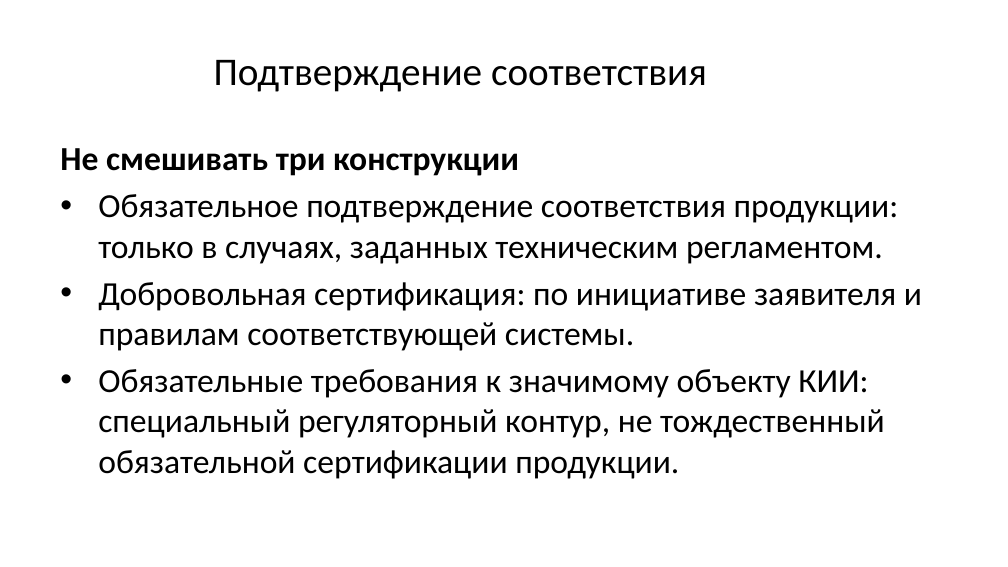
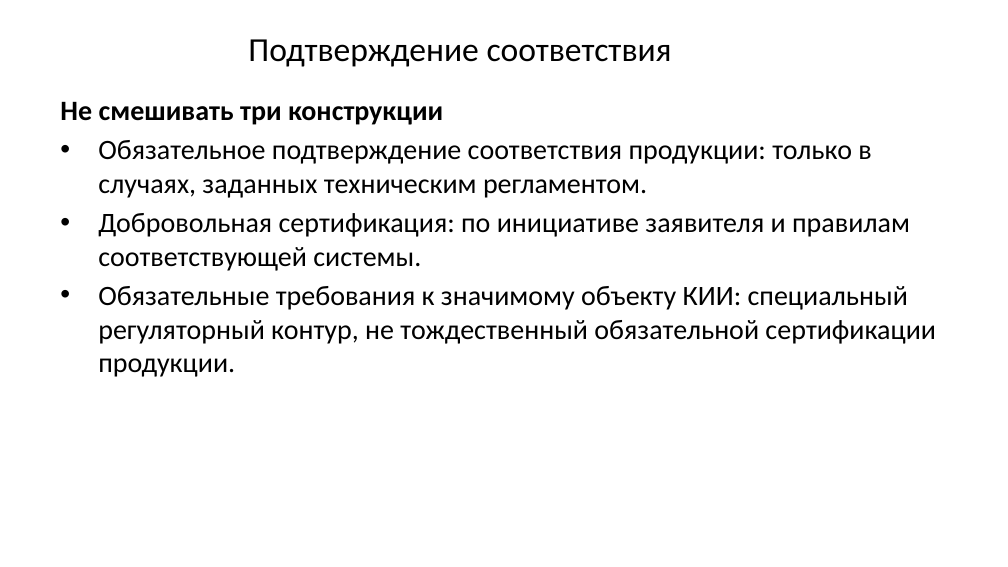
Before and after one commit to arasskazov/IFTIS-KII-2026, a slide deck: slide 6 of Lec_1_Модуль 1_1_Слайд-конспект.pptx. Drawn at 1008x567 pixels with LibreOffice and Linux fonts; fonts in the diff are those of the drawing; background and template pictures are left out. Boxes give left, top, right and bottom in pixels: in the first picture for what was removed or moved away, otherwise in the second. Text is boxed around its words. In the diff, an @@ line names an element or a change of style, - is before the commit and + after.

```diff
--- a/Lec_1_Модуль 1_1_Слайд-конспект.pptx
+++ b/Lec_1_Модуль 1_1_Слайд-конспект.pptx
@@ title "Подтверждение соответствия" at (248,39,672,67): size 28 to 24 pt @@
@@ text "Не смешивать три конструкции": place and size @@
-text "Не смешивать три конструкции" at (60,148,922,479)
+text "Не смешивать три конструкции" at (60,101,936,377)
@@ text "Не смешивать три конструкции" at (60,101,936,377): size 24 to 20 pt @@
```
Also in this commit, not shown: 11 other slides changed, 1 slide added.
